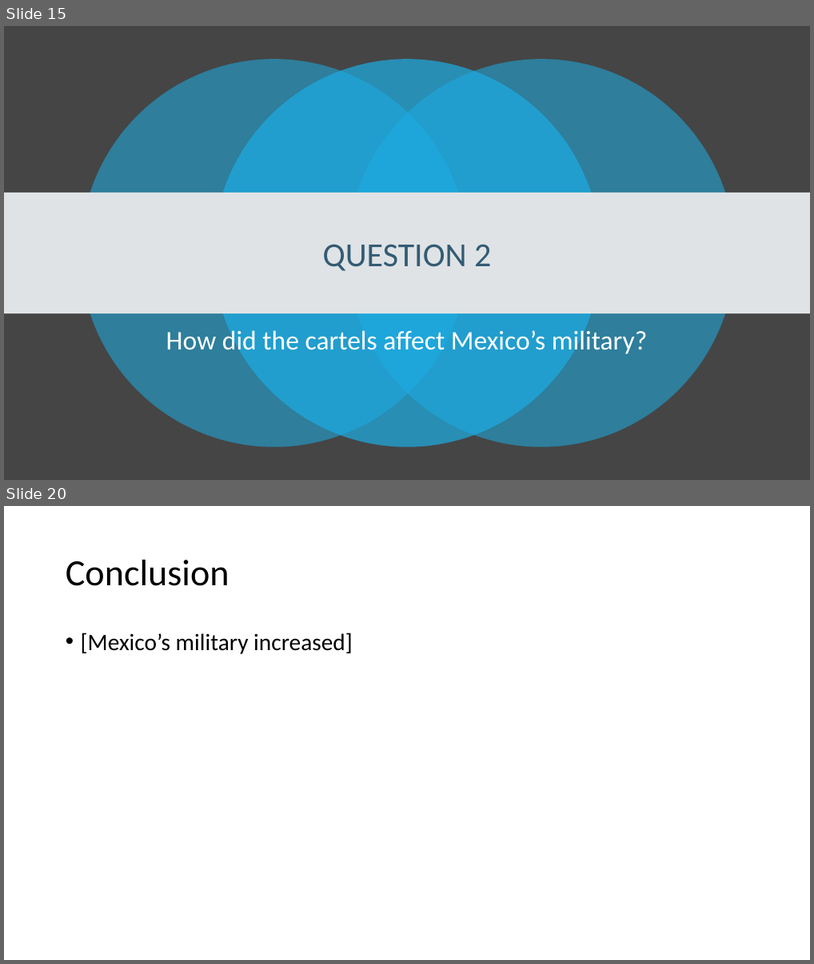
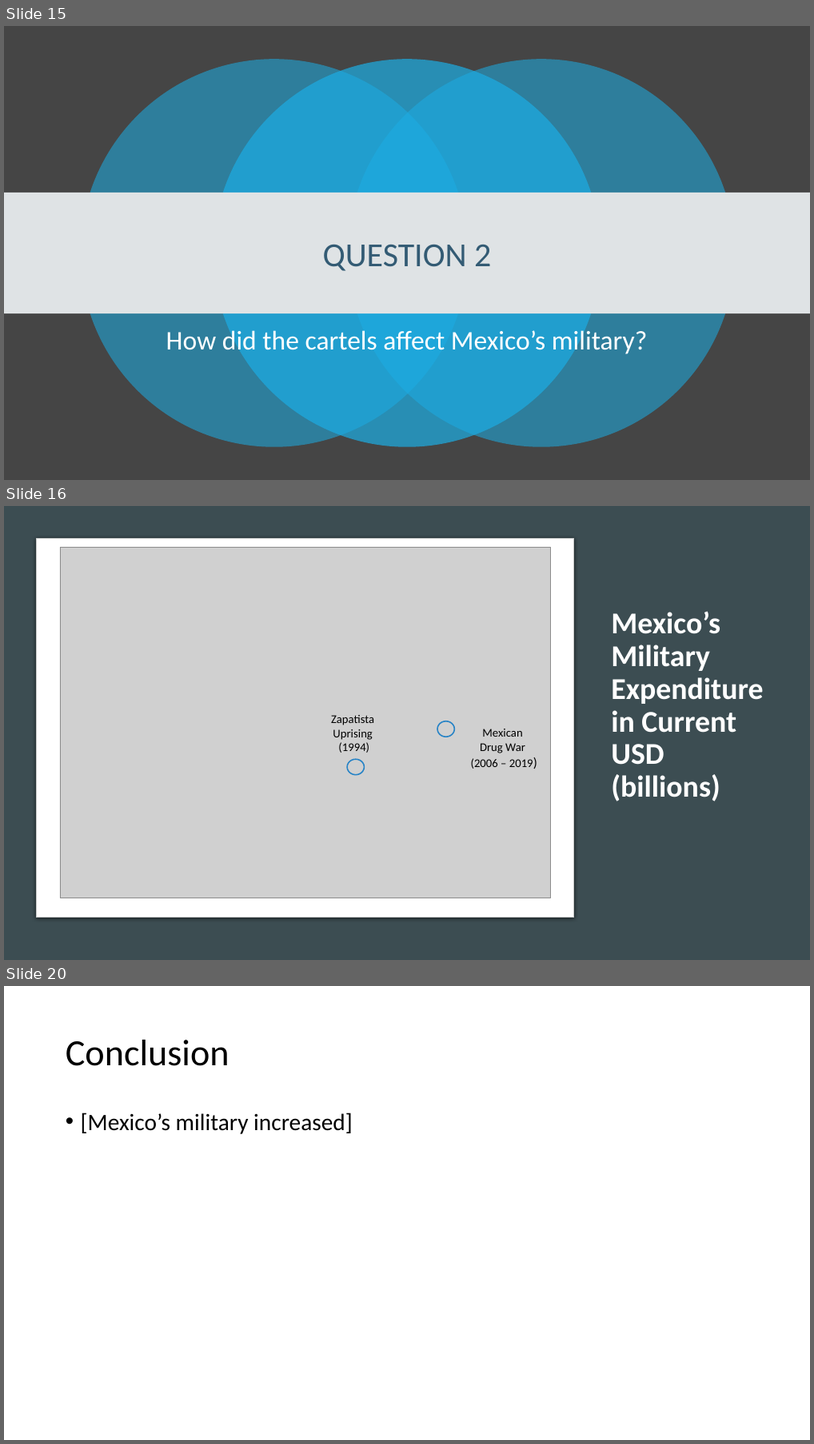
Before and after one commit to xazip/ds202_Final_Project, a slide deck: DS 202 Final Presentation.pptx. Shown one above the other, each under a label of ours: slides 15 and 20 before the commit, slides 15, 16 and 20 after it; the slides between them are not shown. The pictures are 814x964 and 814x1444 pixels, drawn with LibreOffice and Linux fonts; fonts in the diff are those of the drawing; grey boxes stand for pictures. Boxes give left, top, right and bottom in pixels: in the first picture for what was removed or moved away, otherwise in the second. Text is boxed around its words. In the diff, an @@ line names an element or a change of style, - is before the commit and + after.

```diff
--- a/DS 202 Final Presentation.pptx
+++ b/DS 202 Final Presentation.pptx
@@ slide 16 added at (4,506,810,960), background #DFE3E5 @@
@@ rectangle added at (4,506,810,960), fill #3C4D52 @@
@@ rounded rectangle added at (37,538,574,916), fill #FFFFFF, outline #C8CACA 0.75 pt @@
@@ picture added at (60,547,551,898) @@
@@ title added at (611,611,763,801), 36 pt, text #FFFFFF, bold @@
+Mexico’s Military Expenditure in Current USD (billions)
@@ text added at (331,715,374,752), 14 pt, text #000000 @@
+Zapatista
+Uprising
+(1994)
@@ ellipse added at (438,721,454,737), outline #2683C6 1.5 pt @@
@@ text added at (471,728,534,768), 14 pt, text #000000 @@
+Mexican
+Drug War
+(2006 – 2019)
@@ ellipse added at (348,759,365,775), outline #2683C6 1.5 pt @@
```
Also in this commit, not shown: 1 slide changed, 3 other slides added, 4 slides removed.
